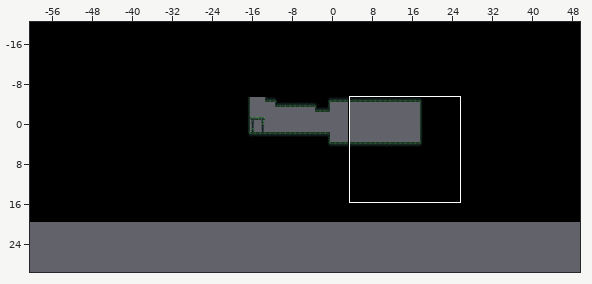
A Tiled map gets an edit: Content/Maps/Gardens/gardens-test-1.tmx. Above: a wide view before the commit, with the close-up outlined.
Close-up. Before the commit:
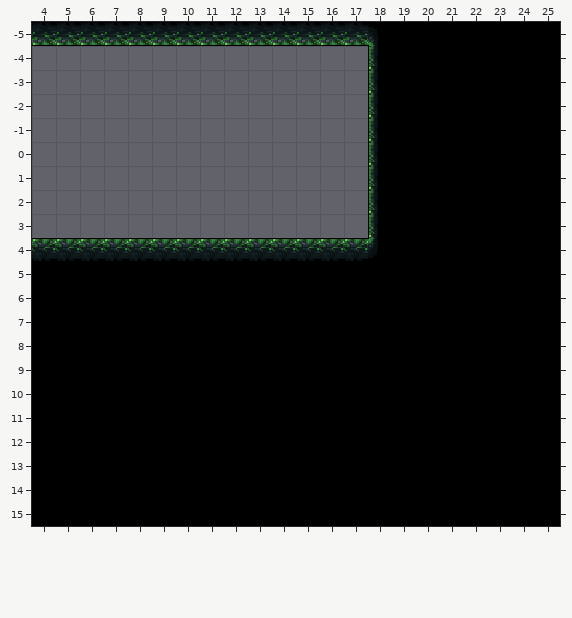
Cells are 16x16 px. Shown: x 4..25, y -5..15. The commit also changed other parts of the map, which this record leaves out.
Once edited:
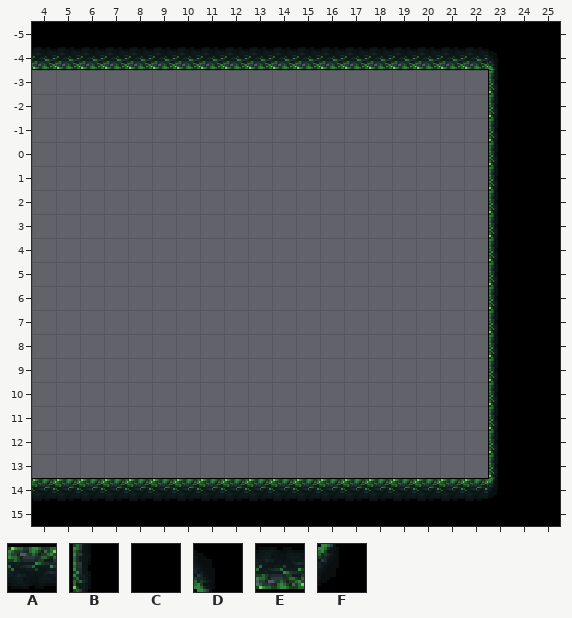
Key: from "Atlas": A 225, B 248, C 249, D 252, E 273, F 276.
_ is an empty cell.
What changed:
{"where": "layer \"Main\""}
{"y":-5,"x":4,"old":"EEEEEEEEEEEEEED","new":"CCCCCCCCCCCCCCC"}
{"y":-4,"x":4,"old":"______________BCCCCC","new":"EEEEEEEEEEEEEEEEEEED"}
{"y":-3,"x":18,"old":"BCCCCC","new":"_____B"}
{"y":-2,"x":18,"old":"BCCCCC","new":"_____B"}
{"y":-1,"x":18,"old":"BCCCCC","new":"_____B"}
{"y":0,"x":18,"old":"BCCCCC","new":"_____B"}
{"y":1,"x":18,"old":"BCCCCC","new":"_____B"}
{"y":2,"x":18,"old":"BCCCCC","new":"_____B"}
{"y":3,"x":18,"old":"BCCCCC","new":"_____B"}
{"y":4,"x":4,"old":"AAAAAAAAAAAAAAFCCCCC","new":"___________________B"}
{"y":5,"x":4,"old":"CCCCCCCCCCCCCCCCCCCC","new":"___________________B"}
{"y":6,"x":4,"old":"CCCCCCCCCCCCCCCCCCCC","new":"___________________B"}
{"y":7,"x":4,"old":"CCCCCCCCCCCCCCCCCCCC","new":"___________________B"}
{"y":8,"x":4,"old":"CCCCCCCCCCCCCCCCCCCC","new":"___________________B"}
{"y":9,"x":4,"old":"CCCCCCCCCCCCCCCCCCCC","new":"___________________B"}
{"y":10,"x":4,"old":"CCCCCCCCCCCCCCCCCCCC","new":"___________________B"}
{"y":11,"x":4,"old":"CCCCCCCCCCCCCCCCCCCC","new":"___________________B"}
{"y":12,"x":4,"old":"CCCCCCCCCCCCCCCCCCCC","new":"___________________B"}
{"y":13,"x":4,"old":"CCCCCCCCCCCCCCCCCCCC","new":"___________________B"}
{"y":14,"x":4,"old":"CCCCCCCCCCCCCCCCCCCC","new":"AAAAAAAAAAAAAAAAAAAF"}
{"label":"changed","picture_box":[32,23,498,501]}
